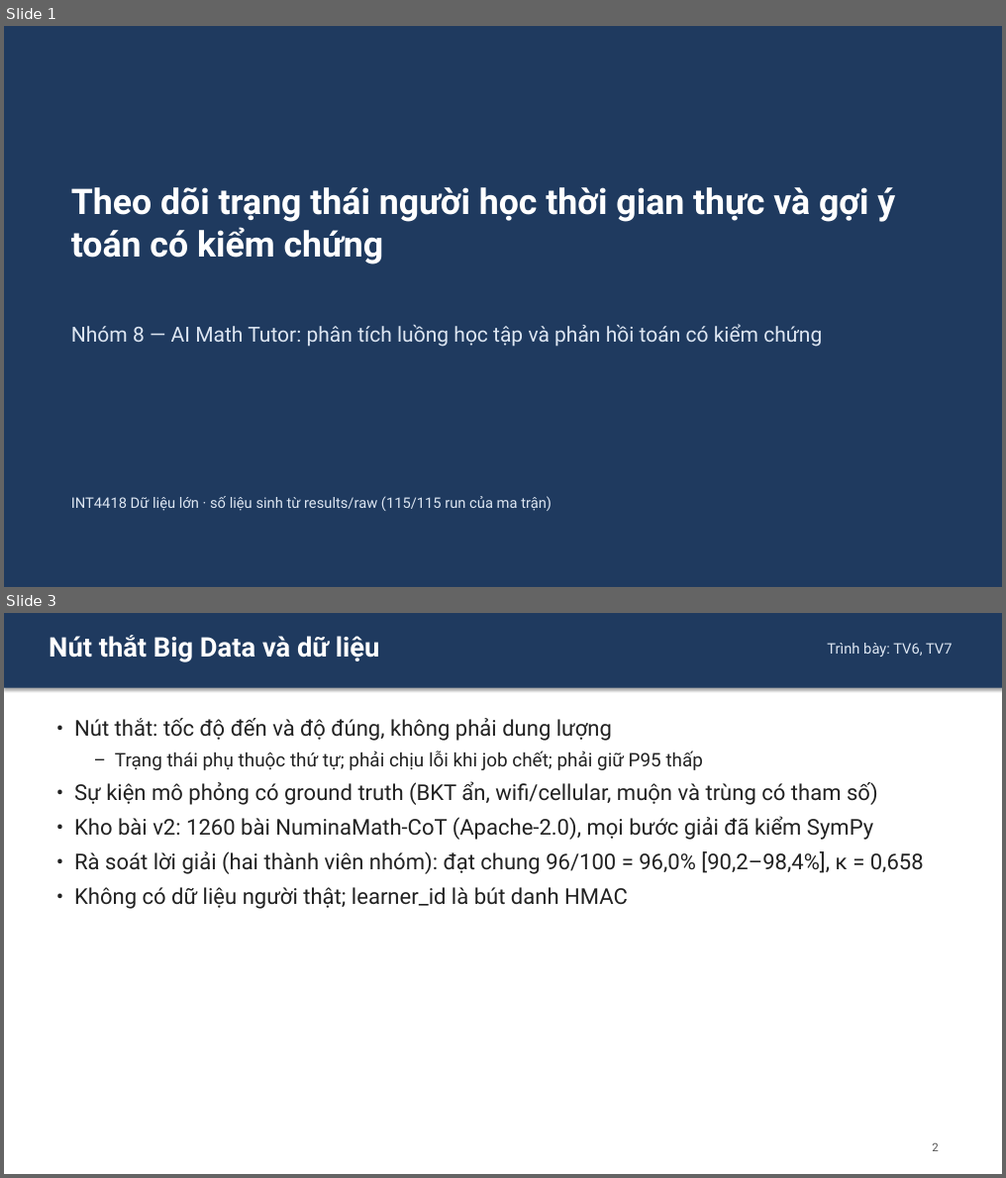
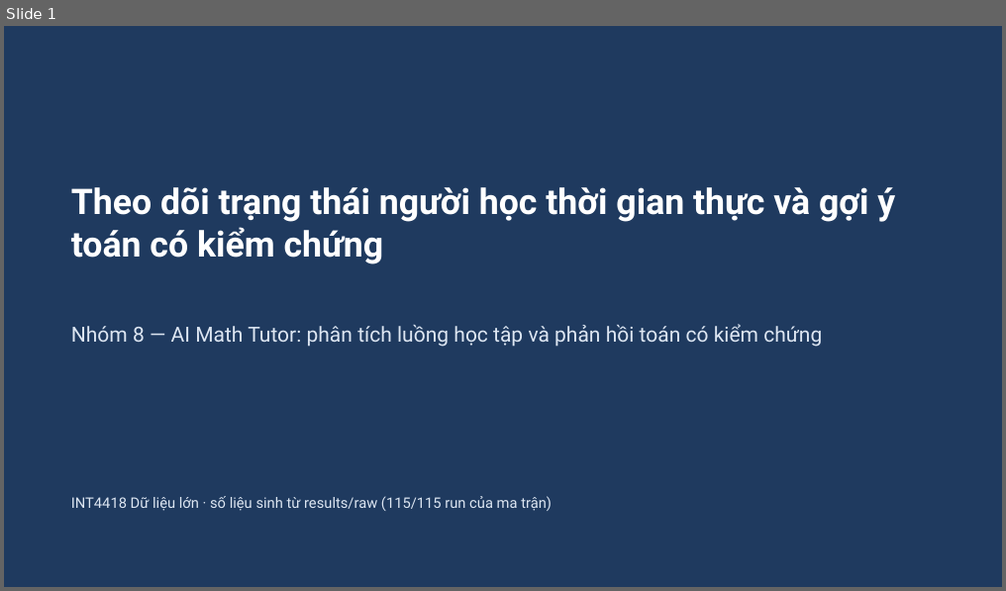
Before and after one commit to vankcdhv/ai-math-tutor, a slide deck: slides/slide.pptx. Shown one above the other, each under a label of ours: slides 1 and 3 before the commit, slide 1 after it; the slides between them are not shown. The pictures are 1006x1178 and 1006x591 pixels, drawn with LibreOffice and Linux fonts; fonts in the diff are those of the drawing. Boxes give left, top, right and bottom in pixels: in the first picture for what was removed or moved away, otherwise in the second. Text is boxed around its words. In the diff, an @@ line names an element or a change of style, - is before the commit and + after.

```diff
--- a/slides/slide.pptx
+++ b/slides/slide.pptx
@@ slide 3 removed at box(4, 613, 1002, 1174), background #FFFFFF @@
@@ rectangle removed at box(4, 613, 1002, 688) @@
@@ text removed at box(49, 635, 380, 663) @@
-Nút thắt Big Data và dữ liệu
@@ text removed at box(827, 643, 952, 657) @@
-Trình bày: TV6, TV7
@@ text removed at box(74, 718, 924, 909) @@
-• Nút thắt: tốc độ đến và độ đúng, không phải dung lượng
-  – Trạng thái phụ thuộc thứ tự; phải chịu lỗi khi job chết; phải giữ P95 thấp
-• Sự kiện mô phỏng có ground truth (BKT ẩn, wifi/cellular, muộn và trùng có tham số)
-• Kho bài v2: 1260 bài NuminaMath-CoT (Apache-2.0), mọi bước giải đã kiểm SymPy
-• Rà soát lời giải (hai thành viên nhóm): đạt chung 96/100 = 96,0% [90,2–98,4%], κ = 0,658
-• Không có dữ liệu người thật; learner_id là bút danh HMAC
@@ text removed at box(932, 1143, 938, 1152) @@
-2
```
Also in this commit, not shown: 15 slides changed, 4 slides added, 1 other slide removed.
